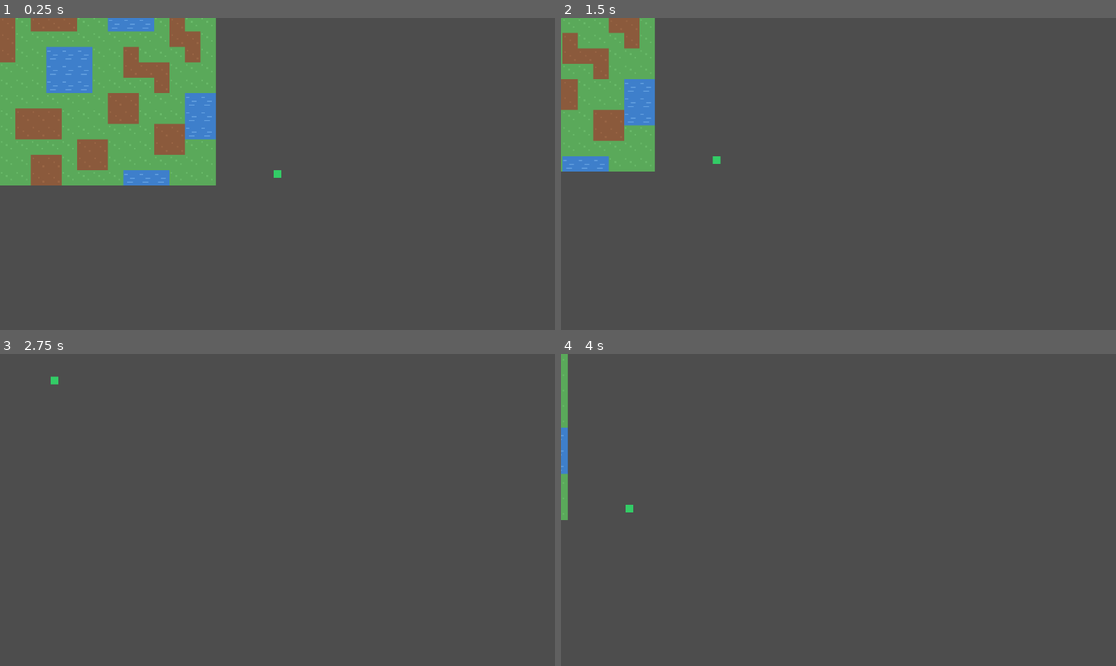
Above: before the commit, frames 1-4 (two rows, left to right).
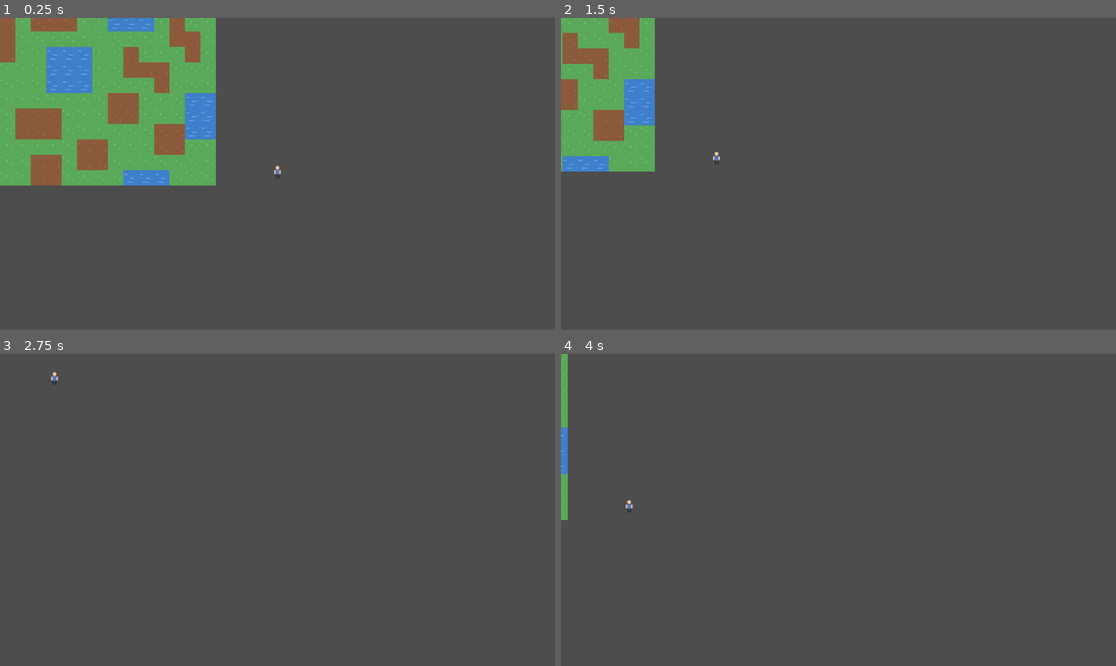
Above: after the commit, the same moments.

Repository: H-HauDV/2DTopdown
Game: Godot game, scene res://Scenes/Main.tscn
Same seed, same stepped clock (60 frames per second), same inputs: the game is played once before the commit and once after it.
Inputs (mouse positions are in pixels of both pictures, inside the frame that each line leads up to):
- Up to frame 1 (0.25 s): no input
- Up to frame 2 (1.5 s): tap Enter at 0.5 s; move the mouse to (960, 158) at 0.52 s; hold Right (ui_right) 0.53-1.28 s; click (960, 158) at 0.67 s; move the mouse to (727, 189) at 1.27 s; hold Down (ui_down) from 1.28 s (still down)
- Up to frame 3 (2.75 s): move the mouse to (333, 441) at 2.02 s; release Down (ui_down) at 2.03 s; hold Right (ui_right) from 2.03 s (still down)
- Up to frame 4 (4 s): move the mouse to (810, 572) at 2.77 s; release Right (ui_right) at 2.78 s; hold Up (ui_up) 2.78-3.53 s; click (810, 572) at 2.92 s; move the mouse to (1005, 556) at 3.52 s; hold Left (ui_left) from 3.53 s (still down)

The runs differ from the first frame. In frame 1, less than 0.1% of the frame differs, in the area x 49-51%, y 47-52%; in frame 2, less than 0.1%, in the area x 27-29%, y 42-47%; in frame 3, less than 0.1%; in frame 4, less than 0.1%.

Commit message:
Add basic human shape

Diff:
--- /dev/null
+++ b/Assets/Characters/player_human.svg
@@ -0,0 +1,8 @@
+<svg xmlns="http://www.w3.org/2000/svg" width="32" height="32" viewBox="0 0 32 32">
+  <circle cx="16" cy="7" r="4" fill="#F2C29B"/>
+  <rect x="12" y="11" width="8" height="10" rx="2" fill="#4B76C9"/>
+  <rect x="9" y="12" width="3" height="8" rx="1" fill="#F2C29B"/>
+  <rect x="20" y="12" width="3" height="8" rx="1" fill="#F2C29B"/>
+  <rect x="12" y="21" width="3" height="8" rx="1" fill="#2B2F3A"/>
+  <rect x="17" y="21" width="3" height="8" rx="1" fill="#2B2F3A"/>
+</svg>
--- a/Scenes/Player.tscn
+++ b/Scenes/Player.tscn
@@ -1,6 +1,7 @@
-[gd_scene load_steps=2 format=3]
+[gd_scene load_steps=3 format=3]
 
 [ext_resource type="Script" path="res://Scripts/player.gd" id="1_uq66f"]
+[ext_resource type="Texture2D" path="res://Assets/Characters/player_human.svg" id="2_qd7yr"]
 
 [sub_resource type="RectangleShape2D" id="RectangleShape2D_10krt"]
 size = Vector2(16, 16)
@@ -9,9 +10,9 @@
 script = ExtResource("1_uq66f")
 z_index = 1
 
-[node name="Body" type="Polygon2D" parent="."]
-color = Color(0.2, 0.8, 0.4, 1)
-polygon = PackedVector2Array(-8, -8, 8, -8, 8, 8, -8, 8)
+[node name="Sprite2D" type="Sprite2D" parent="."]
+texture = ExtResource("2_qd7yr")
+position = Vector2(0, -4)
 
 [node name="CollisionShape2D" type="CollisionShape2D" parent="."]
 shape = SubResource("RectangleShape2D_10krt")
Not shown, added: Assets/Characters/player_human.svg.import
